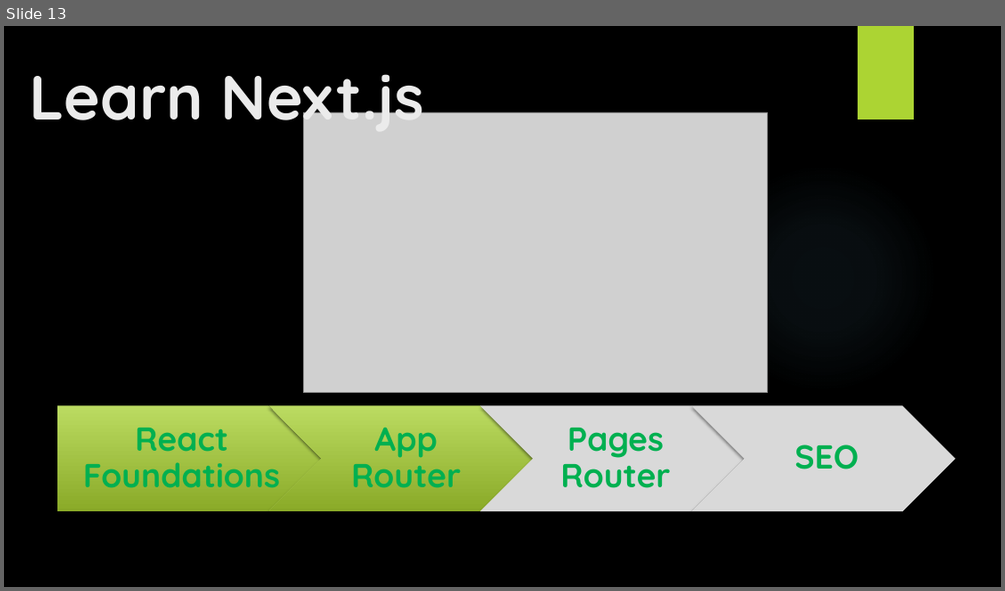
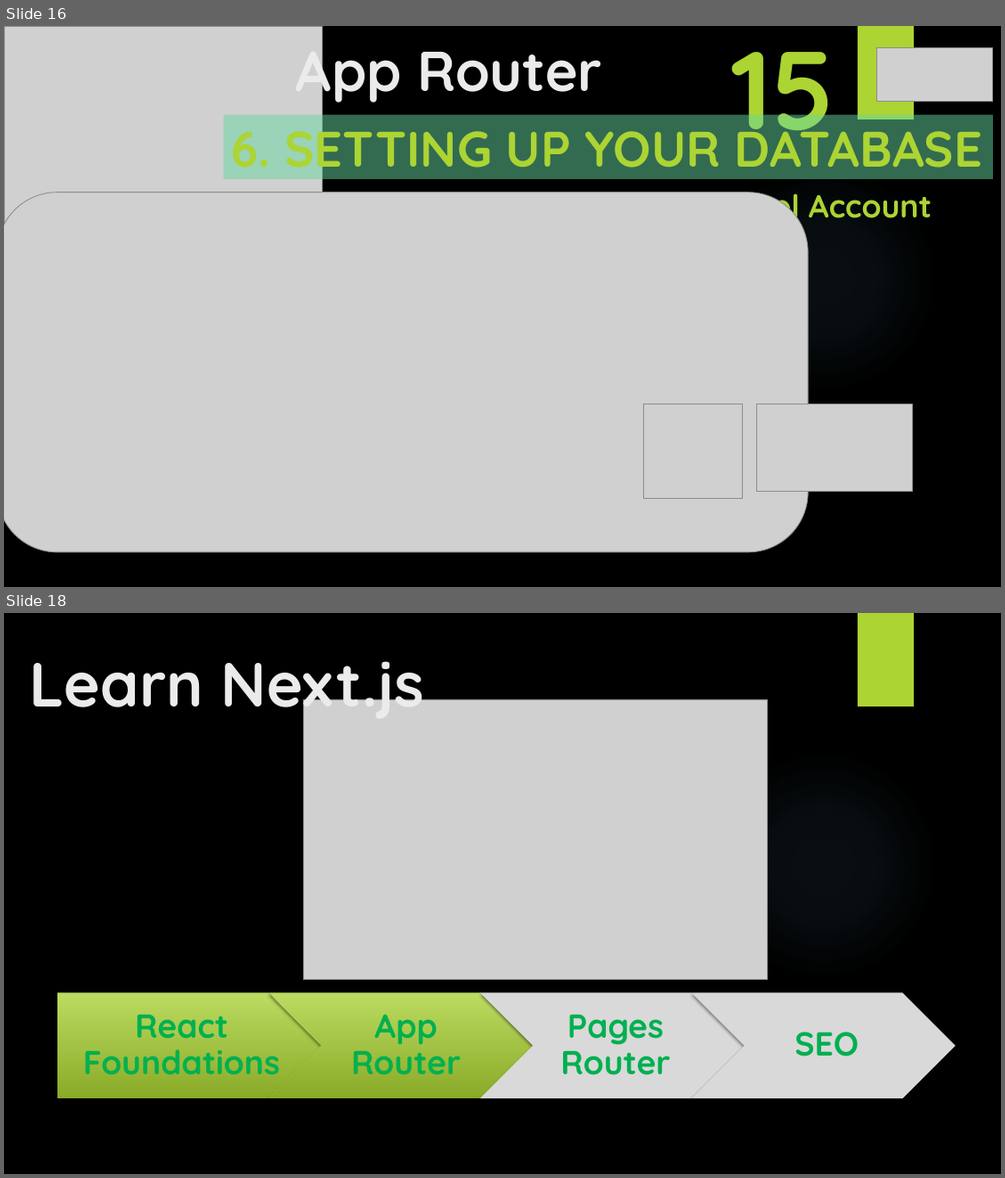
Before and after one commit to yasenstar/learn_javascript, a slide deck: learn_nextjs/2_App_Router/App_Router.pptx. Shown one above the other, each under a label of ours: slide 13 before the commit, slides 16 and 18 after it; the slides between them are not shown. The pictures are 1005x591 and 1005x1178 pixels, drawn with LibreOffice and Linux fonts; fonts in the diff are those of the drawing; grey boxes stand for pictures; background and template pictures are left out. Boxes give left, top, right and bottom in pixels: in the first picture for what was removed or moved away, otherwise in the second. Text is boxed around its words. In the diff, an @@ line names an element or a change of style, - is before the commit and + after.

```diff
--- a/learn_nextjs/2_App_Router/App_Router.pptx
+++ b/learn_nextjs/2_App_Router/App_Router.pptx
@@ slide 16 added at box(4, 26, 1001, 587), background picture (left out); not listed: 2 template elements that a slide beside it also shows @@
@@ picture added at box(4, 26, 323, 229) @@
@@ title added at box(296, 33, 602, 106), 54 pt, text #EBEBEB, bold @@
+App Router
@@ text added at box(731, 26, 835, 158), 106.4 pt, text #ACD433, bold @@
+15
@@ picture added at box(877, 48, 993, 102) @@
@@ subtitle added at box(224, 115, 994, 179), fill #65D6A0 at 50% opacity, 48 pt, text #ACD433, bold @@
+6. SETTING UP YOUR DATABASE
@@ text added at box(231, 184, 931, 222), 30.6 pt, text #ACD433, bold @@
+6.1 Create Github Repo and 6.2 Vercel Account
@@ picture added at box(4, 192, 808, 552) @@
@@ picture added at box(644, 403, 743, 498) @@
@@ picture added at box(756, 403, 912, 491) @@
@@ what was slide 13 is now slide 18 @@
```
Also in this commit, not shown: 4 other slides added, 18 other files.
